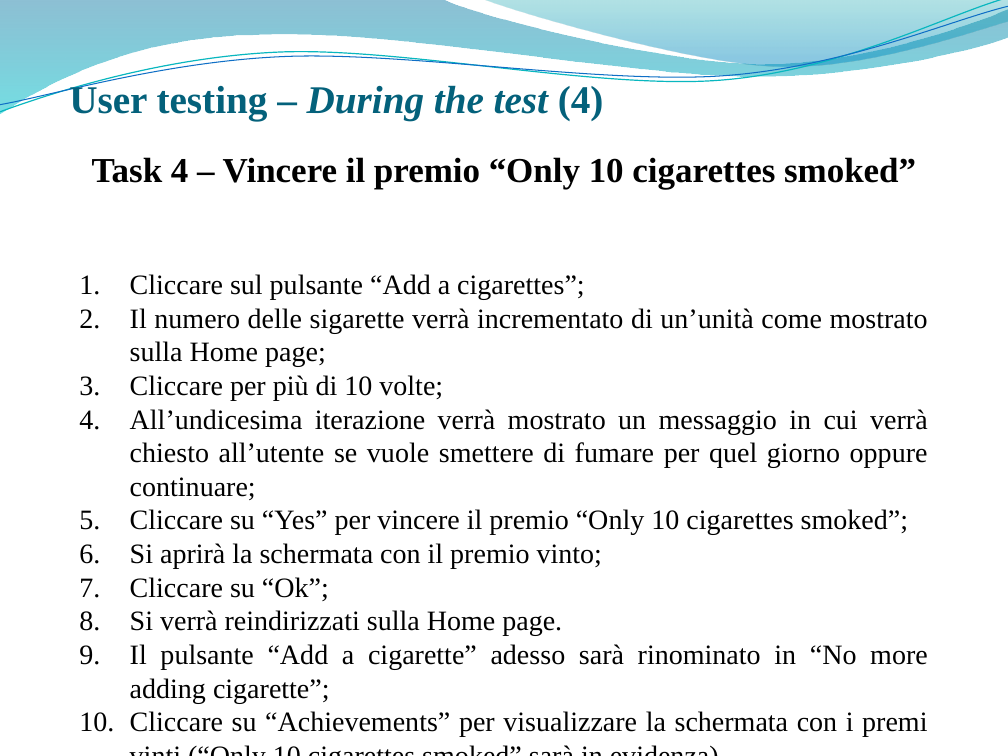
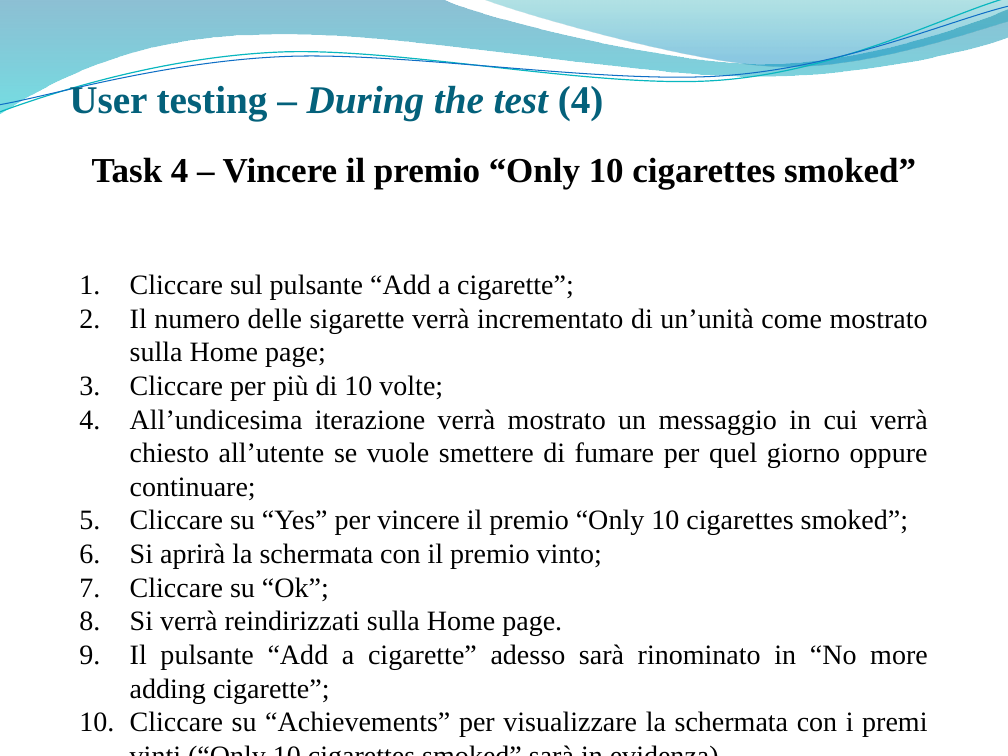
Before and after one commit to giusmastro91/Cognitive-systems, a slide deck: slide 27 of Prova_6_RisultatiValutazione/Leone_Mastrosimone_PresentazioneProgetto.pptx. Drawn at 1008x756 pixels with LibreOffice and Linux fonts; fonts in the diff are those of the drawing; background and template pictures are left out. Boxes give left, top, right and bottom in pixels: in the first picture for what was removed or moved away, otherwise in the second. Text is boxed around its words. In the diff, an @@ line names an element or a change of style, - is before the commit and + after.

```diff
--- a/Prova_6_RisultatiValutazione/Leone_Mastrosimone_PresentazioneProgetto.pptx
+++ b/Prova_6_RisultatiValutazione/Leone_Mastrosimone_PresentazioneProgetto.pptx
@@ text at box(130, 274, 574, 300): text changed @@
-1. Cliccare sul pulsante “Add a cigarettes”;
+1. Cliccare sul pulsante “Add a cigarette”;
```
Also in this commit, not shown: 2 other slides changed.
